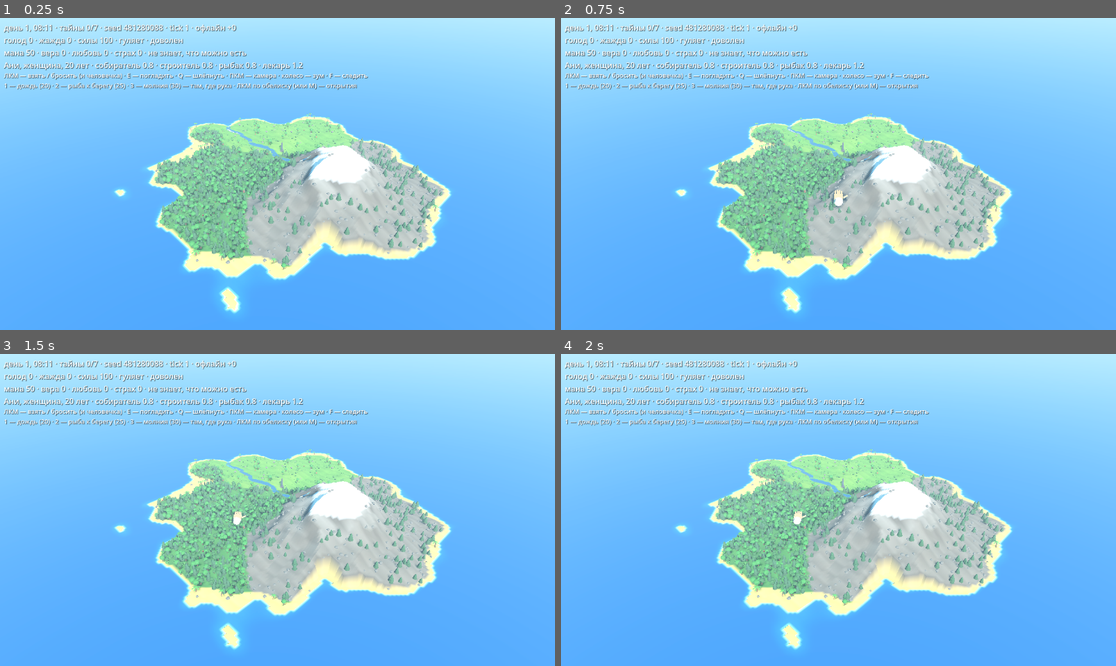
Above: before the commit, frames 1-4 (two rows, left to right).
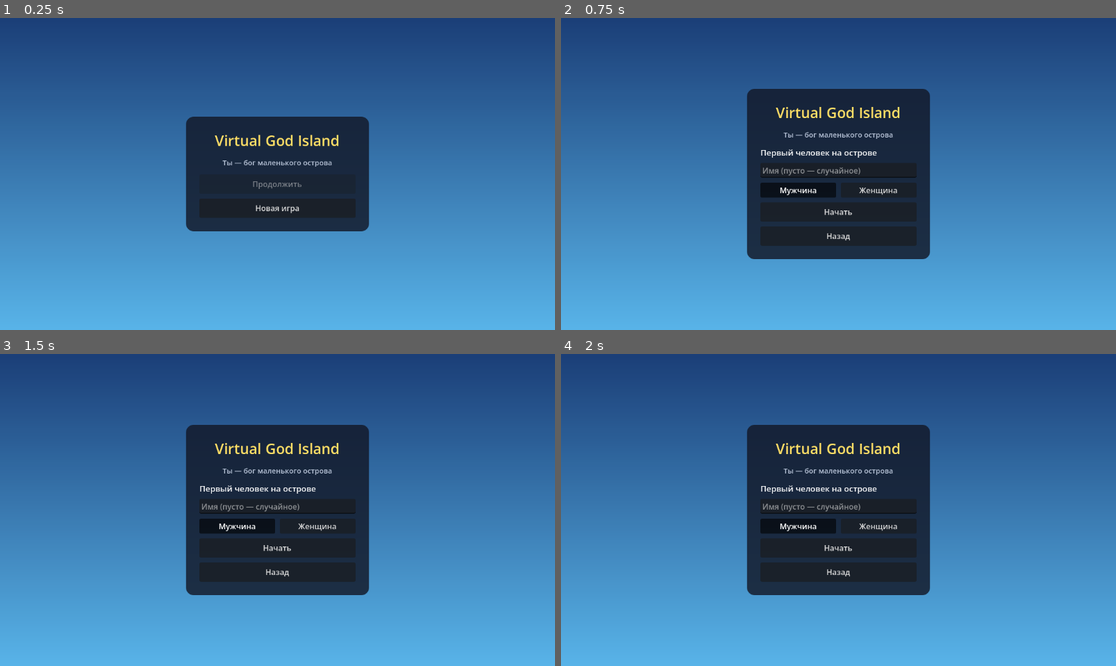
Above: after the commit, the same moments.

Repository: CoolS2/virtualgodisland
Game: Godot game, scene res://game/menu.tscn
Same seed, same stepped clock (60 frames per second), same inputs: the game is played once before the commit and once after it. Before the commit the project starts from res://game/main.tscn.
Inputs (mouse positions are in pixels of both pictures, inside the frame that each line leads up to):
- Up to frame 1 (0.25 s): no input
- Up to frame 2 (0.75 s): click (838, 208) at 0.5 s, where only the run after the commit has a clickable "Новая игра"
- Up to frame 3 (1.5 s): click (238, 525) at 1.25 s, where only the run after the commit has a clickable "Мужчина"
- Up to frame 4 (2 s): no input

The runs differ from the first frame. In frame 1, 97% of the frame differs, in the area x 0-100%, y 0-98%; in frame 2, 97%; in frame 3, 97%; in frame 4, 97%.

Commit message:
feat(game): new UI — start menu (continue / new game with name and sex), top bar (day, mana, faith, food in camp, mysteries, help), human card on click with needs/relations/skills, selection ring, hold to grab the human, toasts, Esc
Co-Authored-By: Claude Opus 5.5 <noreply@anthropic.com>
Claude-Session: https://claude.ai/code/session_01Pii6rjbbvB5RZEt868ivQQ

Diff:
--- /dev/null
+++ b/game/game_start.gd
@@ -0,0 +1,6 @@
+class_name GameStart
+extends RefCounted
+## Передача выбора из стартового меню в игровую сцену.
+## new_game: {"name", "sex"} — начать новый мир с этим человеком; пусто — продолжить сохранённый.
+
+static var new_game := {}
--- /dev/null
+++ b/game/hud.gd
@@ -0,0 +1,220 @@
+class_name Hud
+extends CanvasLayer
+## Интерфейс игры: верхняя панель (день, мана, вера, еда в лагере, тайны, справка),
+## карточка выделенного человека, всплывающие сообщения.
+
+signal mysteries_pressed
+signal card_closed
+
+const HELP := """Управление
+ЛКМ — взять и бросить предмет (быстрее движешь мышь — дальше бросок)
+ЛКМ коротко по человеку — выделить (карточка справа)
+ЛКМ и подержать на человеке — взять его рукой
+E — погладить · Q — шлёпнуть (рука рядом с человеком)
+1 — дождь (20 маны) · 2 — рыба к берегу (25) · 3 — молния (30) — там, где рука
+ПКМ — вращать камеру · колесо — зум · F — следить за человеком
+ЛКМ по обелиску или M — открытия · Esc — закрыть окна"""
+const MOODS := {"happy": "доволен", "ok": "спокоен", "sad": "грустит", "sleep": "спит", "dead": "погиб", "scared": "боится"}
+const ACTIONS := {
+	"idle": "думает", "wander": "гуляет", "drink": "пьёт", "eat": "ест", "sleep": "спит", "build": "строит",
+}
+const SKILL_NAMES := {"forage": "Собиратель", "build": "Строитель", "fish": "Рыбак", "heal": "Лекарь"}
+
+var _day := UiStyle.label("", 17)
+var _mana_bar := UiStyle.bar(Color("#6fb6ff"), 120)
+var _mana := UiStyle.label("", 14, UiStyle.TEXT_DIM)
+var _faith := UiStyle.label("", 15)
+var _food := UiStyle.label("", 15)
+var _mysteries := Button.new()
+var _help_panel := PanelContainer.new()
+var _toast := UiStyle.label("", 18, UiStyle.ACCENT)
+var _toast_time := 0.0
+
+var _card := PanelContainer.new()
+var _card_title := UiStyle.label("", 20)
+var _card_sub := UiStyle.label("", 14, UiStyle.TEXT_DIM)
+var _card_state := UiStyle.label("", 15)
+var _card_bars := {}
+var _card_skills := UiStyle.label("", 14)
+var _card_food := UiStyle.label("", 14, UiStyle.TEXT_DIM)
+
+
+func _init() -> void:
+	name = "Hud"
+	_build_top_bar()
+	_build_card()
+	_help_panel.add_theme_stylebox_override("panel", UiStyle.panel(16))
+	_help_panel.add_child(UiStyle.label(HELP, 15))
+	_help_panel.position = Vector2(12, 60)
+	_help_panel.visible = false
+	add_child(_help_panel)
+	_toast.set_anchors_preset(Control.PRESET_CENTER_TOP)
+	_toast.position.y = 64
+	_toast.horizontal_alignment = HORIZONTAL_ALIGNMENT_CENTER
+	_toast.grow_horizontal = Control.GROW_DIRECTION_BOTH
+	_toast.add_theme_color_override("font_shadow_color", Color(0, 0, 0, 0.8))
+	_toast.add_theme_constant_override("shadow_offset_y", 2)
+	add_child(_toast)
+
+
+func _process(delta: float) -> void:
+	_toast_time -= delta
+	if _toast_time <= 0.0:
+		_toast.text = ""
+
+
+## Верхняя панель по миру.
+func update_world(world: Dictionary, hour: float) -> void:
+	var tick: int = world["tick"]
+	var night := WorldClock.is_night(tick)
+	_day.text = "День %d · %02d:%02d%s" % [WorldClock.day(tick), int(hour), int(fmod(hour, 1.0) * 60.0), " · ночь" if night else ""]
+	_mana_bar.value = float(world["mana"])
+	_mana.text = "Мана %d" % int(world["mana"])
+	_faith.text = "Вера %d" % int(world["human"]["faith"])
+	var food := Mysteries.food_in_camp(world)
+	_food.text = "Еда в лагере: —" if food < 0 else "Еда в лагере: %d" % food
+	_mysteries.text = "Тайны %d/%d" % [(world["mysteries"] as Array).size(), Mysteries.LIST.size()]
+
+
+func show_card(visible_now: bool) -> void:
+	_card.visible = visible_now
+
+
+func is_card_visible() -> bool:
+	return _card.visible
+
+
+## Карточка человека: имя, пол, возраст, потребности, отношение к богу, навыки.
+func update_card(h: Dictionary, tick: int) -> void:
+	if not _card.visible:
+		return
+	var age := int(Human.age(h, tick))
+	_card_title.text = h["name"]
+	_card_sub.text = "%s · %d %s" % ["женщина" if h["sex"] == "f" else "мужчина", age, years(age)]
+	if not h["alive"]:
+		_card_state.text = "Погиб%s: %s" % ["ла" if h["sex"] == "f" else "", h["cause"]]
+	else:
+		_card_state.text = "%s · %s" % [ACTIONS.get(h["action"], h["action"]).capitalize(), MOODS.get(Human.mood(h), "")]
+	(_card_bars["hunger"] as ProgressBar).value = 100.0 - float(h["hunger"])
+	(_card_bars["thirst"] as ProgressBar).value = 100.0 - float(h["thirst"])
+	(_card_bars["energy"] as ProgressBar).value = float(h["energy"])
+	(_card_bars["faith"] as ProgressBar).value = float(h["faith"])
+	(_card_bars["love"] as ProgressBar).value = float(h["love"])
+	(_card_bars["fear"] as ProgressBar).value = float(h["fear"])
+	var lines := PackedStringArray()
+	for skill: String in Human.SKILLS:
+		var value := float(h["skills"][skill])
+		lines.append("%s: %s (%.1f)" % [SKILL_NAMES[skill], _grade(value), value])
+	_card_skills.text = "\n".join(lines)
+	var known: Array = h["knows"]
+	var names := PackedStringArray()
+	for kind: String in known:
+		names.append({"fruit": "фрукты", "fish": "рыба"}.get(kind, kind))
+	_card_food.text = "Не знает, что можно есть" if names.is_empty() else "Знает еду: " + ", ".join(names)
+
+
+func toast(text: String, seconds: float = 3.0) -> void:
+	_toast.text = text
+	_toast_time = seconds
+
+
+func close_overlays() -> bool:
+	var closed := _help_panel.visible or _card.visible
+	_help_panel.visible = false
+	if _card.visible:
+		_card.visible = false
+		card_closed.emit()
+	return closed
+
+
+## «год / года / лет».
+static func years(n: int) -> String:
+	if n % 10 == 1 and n % 100 != 11:
+		return "год"
+	if n % 10 >= 2 and n % 10 <= 4 and (n % 100 < 10 or n % 100 >= 20):
+		return "года"
+	return "лет"
+
+
+## Навык 0.7..1.3 словом (без символов, которых может не быть в веб-шрифте).
+static func _grade(value: float) -> String:
+	if value < 0.85:
+		return "слабо"
+	if value < 1.0:
+		return "средне"
+	if value < 1.15:
+		return "хорошо"
+	return "отлично"
+
+
+func _build_top_bar() -> void:
+	var bar := PanelContainer.new()
+	bar.add_theme_stylebox_override("panel", UiStyle.panel(10, 0))
+	bar.set_anchors_preset(Control.PRESET_TOP_WIDE)
+	var row := HBoxContainer.new()
+	row.add_theme_constant_override("separation", 22)
+	row.add_child(_day)
+	var mana_box := VBoxContainer.new()
+	mana_box.add_theme_constant_override("separation", 2)
+	mana_box.add_child(_mana)
+	mana_box.add_child(_mana_bar)
+	row.add_child(mana_box)
+	row.add_child(_faith)
+	row.add_child(_food)
+	var spacer := Control.new()
+	spacer.size_flags_horizontal = Control.SIZE_EXPAND_FILL
+	row.add_child(spacer)
+	_mysteries.pressed.connect(func() -> void: mysteries_pressed.emit())
+	_mysteries.focus_mode = Control.FOCUS_NONE
+	row.add_child(_mysteries)
+	var help := Button.new()
+	help.text = "?"
+	help.focus_mode = Control.FOCUS_NONE
+	help.custom_minimum_size = Vector2(32, 0)
+	help.pressed.connect(func() -> void: _help_panel.visible = not _help_panel.visible)
+	row.add_child(help)
+	bar.add_child(row)
+	add_child(bar)
+
+
+func _build_card() -> void:
+	_card.add_theme_stylebox_override("panel", UiStyle.panel(16))
+	_card.set_anchors_preset(Control.PRESET_TOP_RIGHT)
+	_card.position = Vector2(-292, 64)
+	_card.custom_minimum_size = Vector2(280, 0)
+	_card.grow_horizontal = Control.GROW_DIRECTION_BEGIN
+	_card.visible = false
+	var box := VBoxContainer.new()
+	box.add_theme_constant_override("separation", 6)
+	var head := HBoxContainer.new()
+	_card_title.size_flags_horizontal = Control.SIZE_EXPAND_FILL
+	head.add_child(_card_title)
+	var close := Button.new()
+	close.text = "×"
+	close.focus_mode = Control.FOCUS_NONE
+	close.pressed.connect(func() -> void:
+		_card.visible = false
+		card_closed.emit())
+	head.add_child(close)
+	box.add_child(head)
+	box.add_child(_card_sub)
+	box.add_child(_card_state)
+	box.add_child(HSeparator.new())
+	for entry: Array in [["hunger", "Сытость", "#f0a24a"], ["thirst", "Вода", "#5ab8ff"], ["energy", "Силы", "#8ad06a"],
+			["faith", "Вера", "#ffe066"], ["love", "Любовь", "#ff8fb1"], ["fear", "Страх", "#b07cff"]]:
+		var line := HBoxContainer.new()
+		var title := UiStyle.label(entry[1], 14, UiStyle.TEXT_DIM)
+		title.custom_minimum_size = Vector2(80, 0)
+		line.add_child(title)
+		var b := UiStyle.bar(Color(entry[2]), 170)
+		b.size_flags_vertical = Control.SIZE_SHRINK_CENTER
+		line.add_child(b)
+		_card_bars[entry[0]] = b
+		box.add_child(line)
+		if entry[0] == "energy":
+			box.add_child(HSeparator.new())
+	box.add_child(HSeparator.new())
+	box.add_child(_card_skills)
+	box.add_child(_card_food)
+	_card.add_child(box)
+	add_child(_card)
--- a/game/human_view.gd
+++ b/game/human_view.gd
@@ -24,6 +24,7 @@
 var _eyes: Array[Node3D] = []
 var _mouth_sides: Array[Node3D] = []
 var _label := Label3D.new()
+var _ring := MeshInstance3D.new()
 var _hair: MeshInstance3D
 var _long_hair: MeshInstance3D
 var _shirt: MeshInstance3D
@@ -81,6 +82,20 @@
 	_label.position = Vector3(0, 2.25, 0)
 	_label.no_depth_test = true
 	add_child(_label)
+	var torus := TorusMesh.new()
+	torus.inner_radius = 0.55
+	torus.outer_radius = 0.7
+	torus.rings = 24
+	torus.ring_segments = 4
+	var ring_mat := StandardMaterial3D.new()
+	ring_mat.shading_mode = BaseMaterial3D.SHADING_MODE_UNSHADED
+	ring_mat.albedo_color = Color("#ffe066")
+	torus.material = ring_mat
+	_ring.mesh = torus
+	_ring.position.y = 0.05
+	_ring.visible = false
+	_ring.cast_shadow = GeometryInstance3D.SHADOW_CASTING_SETTING_OFF
+	add_child(_ring)
 	_popup.billboard = BaseMaterial3D.BILLBOARD_ENABLED
 	_popup.pixel_size = 0.008
 	_popup.font_size = 48
@@ -88,6 +103,11 @@
 	_popup.no_depth_test = true
 	_popup.visible = false
 	add_child(_popup)
+
+
+## Выделен игроком — кольцо под ногами.
+func set_selected(on: bool) -> void:
+	_ring.visible = on
 
 
 ## Пролететь по траектории броска (шаг Items.DT), затем — обычная жизнь.
--- a/game/main.gd
+++ b/game/main.gd
@@ -9,8 +9,9 @@
 ## Бросок: скорость руки × GAIN + подброс вверх (чтобы бросок «летел», а не падал).
 const THROW_GAIN := 1.3
 const THROW_LIFT := 3.0
-const HINT := "ЛКМ — взять / бросить (и человечка) · E — погладить · Q — шлёпнуть · ПКМ — камера · колесо — зум · F — следить\n1 — дождь (20) · 2 — рыба к берегу (25) · 3 — молния (30) — там, где рука · ЛКМ по обелиску (или M) — открытия"
-const MOOD_LABELS := {"happy": "доволен", "ok": "спокоен", "sad": "грустит", "sleep": "спит", "dead": "погиб", "scared": "боится"}
+## Короткий клик по человеку — выделить; удержать дольше — взять рукой.
+const HOLD_TO_GRAB := 0.25
+const MENU_SCENE := "res://game/menu.tscn"
 const MIRACLE_KEYS := {KEY_1: "rain", KEY_2: "fish", KEY_3: "lightning"}
 const MIRACLE_NAMES := {"rain": "Дождь", "fish": "Рыба к берегу", "lightning": "Молния"}
 ## Рука «рядом» с человечком — для взять/погладить/шлёпнуть.
@@ -35,10 +36,10 @@
 var _world: Dictionary
 var _terrain: Node3D
 var _decorations: Node3D
-var _message: Label
-var _message_time := 0.0
+var hud: Hud
+var _pending_human := false
+var _press_time := 0.0
 var _offline_ticks: int
-var _hud: Label
 var _since_update := 0.0
 var _mysteries_seen := 0
 var _game_over_shown := false
@@ -46,7 +47,13 @@
 
 func _ready() -> void:
 	var now := SaveStore.now_ms()
-	_world = WorldEngine.create_world(preview_seed, now) if _is_preview() else SaveStore.load_world(now)
+	if _is_preview():
+		_world = WorldEngine.create_world(preview_seed, now)
+	elif not GameStart.new_game.is_empty():
+		_world = WorldEngine.create_world(randi() & 0x7FFFFFFF, now, GameStart.new_game)
+		GameStart.new_game = {}
+	else:
+		_world = SaveStore.load_world(now)
 	var map := IslandGenerator.generate(_world["seed"])
 	Craters.apply_all(map, _world)
 	island_map = map
@@ -90,7 +97,10 @@
 	hints_view = HintsView.new()
 	hints_view.build(map)
 	add_child(hints_view)
-	_setup_hud()
+	hud = Hud.new()
+	add_child(hud)
+	hud.mysteries_pressed.connect(func() -> void: ui.toggle_mysteries(_world))
+	hud.card_closed.connect(func() -> void: human_view.set_selected(false))
 	ui = GameUi.new()
 	add_child(ui)
 	ui.new_game_requested.connect(_new_game)
@@ -102,6 +112,11 @@
 
 
 func _process(delta: float) -> void:
+	if _pending_human:
+		_press_time += delta
+		if _press_time >= HOLD_TO_GRAB and Input.is_mouse_button_pressed(MOUSE_BUTTON_LEFT):
+			_pending_human = false
+			_grab_human()
 	human_view.show_state(_world["human"], delta, Human.age(_world["human"], int(_world["tick"])))
 	if WorldEngine.is_game_over(_world) and not _game_over_shown:
 		_show_game_over()
@@ -110,9 +125,7 @@
 		tick += clampf(float(SaveStore.now_ms() - int(_world["last_seen"])) / WorldEngine.TICK_MS, 0.0, 0.999)
 	daylight.set_hour(WorldClock.hour(tick))
 	structures_view.night = WorldClock.is_night(tick)
-	_message_time -= delta
-	if _message_time <= 0.0:
-		_message.text = ""
+	hud.update_card(_world["human"], int(_world["tick"]))
 	_since_update += delta
 	if _since_update < HUD_INTERVAL:
 		return
@@ -139,33 +152,28 @@
 	var h: Dictionary = _world["human"]
 	var age := int(Human.age(h, int(_world["tick"])))
 	ui.show_game_over("%s %s в %d %s (%s).\n\nНа острове больше никого нет — игра окончена.\nЧтобы жизнь продолжилась, первому человеку нужно успеть построить дом, встретить пару и основать поселение.\n\nПрожито дней: %d · открытий: %d/%d" % [
-		h["name"], "умерла" if h["sex"] == "f" else "умер", age, _years(age), h["cause"],
+		h["name"], "умерла" if h["sex"] == "f" else "умер", age, Hud.years(age), h["cause"],
 		WorldClock.day(int(_world["tick"])), (_world["mysteries"] as Array).size(), Mysteries.LIST.size()])
 
 
 func _new_game() -> void:
 	if not _is_preview():
 		SaveStore.delete_save()
-	get_tree().reload_current_scene()
-
-
-## «год / года / лет».
-static func _years(n: int) -> String:
-	if n % 10 == 1 and n % 100 != 11:
-		return "год"
-	if n % 10 >= 2 and n % 10 <= 4 and (n % 100 < 10 or n % 100 >= 20):
-		return "года"
-	return "лет"
-
-
-func _food_knowledge(h: Dictionary) -> String:
-	var known: Array = h["knows"]
-	if known.is_empty():
-		return "не знает, что можно есть"
-	var names := PackedStringArray()
-	for kind: String in known:
-		names.append({"fruit": "фрукты", "fish": "рыбу"}.get(kind, kind))
-	return "ест: " + ", ".join(names)
+	get_tree().change_scene_to_file(MENU_SCENE)
+
+
+## Выделить человека: кольцо под ногами и карточка с параметрами.
+func select_human() -> void:
+	human_view.set_selected(true)
+	hud.show_card(true)
+	hud.update_card(_world["human"], int(_world["tick"]))
+
+
+func _grab_human() -> void:
+	if Human.grab(_world):
+		human_view.held_by = hand
+		human_view.popup("Ой!", Color("#ffd166"))
+		hand.holding = true
 
 
 func _welcome_text(before: Dictionary) -> String:
@@ -199,7 +207,9 @@
 	var key := event as InputEventKey
 	if not key or not key.pressed or key.echo:
 		return
-	if key.keycode == KEY_F:
+	if key.keycode == KEY_ESCAPE:
+		hud.close_overlays()
+	elif key.keycode == KEY_F:
 		toggle_follow()
 	elif key.keycode == KEY_M:
 		ui.toggle_mysteries(_world)
@@ -263,8 +273,7 @@
 
 
 func _show_message(text: String) -> void:
-	_message.text = text
-	_message_time = 3.0
+	hud.toast(text)
 
 
 ## Камера: следить за человечком / вернуться к общему виду острова.
@@ -287,11 +296,11 @@
 	if Vector2(point.x, point.z).distance_to(hints_view.obelisk_position) <= OBELISK_RADIUS:
 		ui.show_mysteries(_world)
 		return false
-	if Vector2(point.x, point.z).distance_to(Human.position_of(_world["human"])) <= TOUCH_RADIUS and Human.grab(_world):
-		human_view.held_by = hand
-		human_view.popup("Ой!", Color("#ffd166"))
-		hand.holding = true
-		return true
+	var h: Dictionary = _world["human"]
+	if h["spawned"] and Vector2(point.x, point.z).distance_to(Human.position_of(h)) <= TOUCH_RADIUS:
+		_pending_human = true
+		_press_time = 0.0
+		return false
 	var id := Items.find_near(_world, point)
 	if id < 0 or not Items.pick_up(_world, id):
 		return false
@@ -301,6 +310,10 @@
 
 
 func _on_grab_released(origin: Vector3, velocity: Vector3) -> void:
+	if _pending_human:
+		_pending_human = false
+		select_human()
+		return
 	hand.holding = false
 	var throw_velocity := velocity * THROW_GAIN + Vector3.UP * THROW_LIFT
 	if _world["human"]["held"]:
@@ -331,37 +344,6 @@
 		SaveStore.save_world(_world)
 
 
-func _setup_hud() -> void:
-	var layer := CanvasLayer.new()
-	_hud = Label.new()
-	_hud.position = Vector2(8, 8)
-	var hint := Label.new()
-	hint.text = HINT
-	hint.position = Vector2(8, 110)
-	hint.add_theme_color_override("font_shadow_color", Color(0, 0, 0, 0.5))
-	hint.add_theme_font_size_override("font_size", 13)
-	layer.add_child(hint)
-	_message = Label.new()
-	_message.position = Vector2(8, 158)
-	_message.add_theme_color_override("font_color", Color("#ffe066"))
-	_message.add_theme_color_override("font_shadow_color", Color(0, 0, 0, 0.6))
-	layer.add_child(_message)
-	_hud.add_theme_color_override("font_shadow_color", Color(0, 0, 0, 0.5))
-	layer.add_child(_hud)
-	add_child(layer)
-
-
 func _render_hud() -> void:
-	var h: Dictionary = _world["human"]
-	var hour := WorldClock.hour(int(_world["tick"]))
-	var age := int(Human.age(h, int(_world["tick"])))
-	var skills: Dictionary = h["skills"]
-	_hud.text = "день %d, %02d:%02d · тайны %d/%d · seed %d · tick %d · офлайн +%d\nголод %.0f · жажда %.0f · силы %.0f · %s · %s\nмана %.0f · вера %.0f · любовь %.0f · страх %.0f · %s\n%s, %s, %d %s · собиратель %.1f · строитель %.1f · рыбак %.1f · лекарь %.1f" % [
-		WorldClock.day(int(_world["tick"])), int(hour), int(fmod(hour, 1.0) * 60.0),
-		(_world["mysteries"] as Array).size(), Mysteries.LIST.size(),
-		_world["seed"], _world["tick"], _offline_ticks, h["hunger"], h["thirst"], h["energy"],
-		HumanView.ACTION_LABELS.get(h["action"], h["action"]), MOOD_LABELS.get(Human.mood(h), ""),
-		_world["mana"], h["faith"], h["love"], h["fear"], _food_knowledge(h),
-		h["name"], "женщина" if h["sex"] == "f" else "мужчина", age, _years(age),
-		skills["forage"], skills["build"], skills["fish"], skills["heal"],
-	]
+	hud.update_world(_world, WorldClock.hour(int(_world["tick"])))
+	hud.update_card(_world["human"], int(_world["tick"]))
--- /dev/null
+++ b/game/menu.gd
@@ -0,0 +1,110 @@
+extends Control
+## Стартовое меню: продолжить или начать новую игру (имя и пол первого человека).
+
+const GAME_SCENE := "res://game/main.tscn"
+
+var _main := VBoxContainer.new()
+var _form := VBoxContainer.new()
+var _name := LineEdit.new()
+var _sex := "m"
+var _male := Button.new()
+var _female := Button.new()
+
+
+func _ready() -> void:
+	set_anchors_preset(Control.PRESET_FULL_RECT)
+	var gradient := Gradient.new()
+	gradient.set_color(0, Color("#1b3f78"))
+	gradient.set_color(1, Color("#58b3e8"))
+	var texture := GradientTexture2D.new()
+	texture.gradient = gradient
+	texture.fill_from = Vector2(0, 0)
+	texture.fill_to = Vector2(0, 1)
+	var background := TextureRect.new()
+	background.texture = texture
+	background.stretch_mode = TextureRect.STRETCH_SCALE
+	background.set_anchors_preset(Control.PRESET_FULL_RECT)
+	add_child(background)
+
+	var center := CenterContainer.new()
+	center.set_anchors_preset(Control.PRESET_FULL_RECT)
+	add_child(center)
+	var panel := PanelContainer.new()
+	panel.add_theme_stylebox_override("panel", UiStyle.panel(28, 16))
+	panel.custom_minimum_size = Vector2(380, 0)
+	center.add_child(panel)
+	var column := VBoxContainer.new()
+	column.add_theme_constant_override("separation", 14)
+	panel.add_child(column)
+	var title := UiStyle.label("Virtual God Island", 30, UiStyle.ACCENT)
+	title.horizontal_alignment = HORIZONTAL_ALIGNMENT_CENTER
+	column.add_child(title)
+	var subtitle := UiStyle.label("Ты — бог маленького острова", 15, UiStyle.TEXT_DIM)
+	subtitle.horizontal_alignment = HORIZONTAL_ALIGNMENT_CENTER
+	column.add_child(subtitle)
+
+	_main.add_theme_constant_override("separation", 10)
+	var cont := _button("Продолжить", _continue)
+	cont.disabled = not SaveStore.has_save()
+	_main.add_child(cont)
+	_main.add_child(_button("Новая игра", func() -> void: _show_form(true)))
+	column.add_child(_main)
+
+	_form.add_theme_constant_override("separation", 10)
+	_form.add_child(UiStyle.label("Первый человек на острове", 17))
+	_name.placeholder_text = "Имя (пусто — случайное)"
+	_name.max_length = Human.NAME_MAX
+	_form.add_child(_name)
+	var sex_row := HBoxContainer.new()
+	sex_row.add_theme_constant_override("separation", 10)
+	for pair: Array in [[_male, "Мужчина", "m"], [_female, "Женщина", "f"]]:
+		var b: Button = pair[0]
+		b.text = pair[1]
+		b.toggle_mode = true
+		b.size_flags_horizontal = Control.SIZE_EXPAND_FILL
+		b.pressed.connect(_choose_sex.bind(pair[2]))
+		sex_row.add_child(b)
+	_form.add_child(sex_row)
+	var warning := UiStyle.label("Новая игра сотрёт сохранённый остров.", 13, UiStyle.TEXT_DIM)
+	warning.visible = SaveStore.has_save()
+	_form.add_child(warning)
+	_form.add_child(_button("Начать", _start))
+	_form.add_child(_button("Назад", func() -> void: _show_form(false)))
+	column.add_child(_form)
+	_choose_sex("m")
+	_show_form(false)
+
+
+## Открыть форму новой игры (для утилиты скриншотов).
+func show_new_game_form() -> void:
+	_show_form(true)
+
+
+func _show_form(on: bool) -> void:
+	_main.visible = not on
+	_form.visible = on
+
+
+func _choose_sex(sex: String) -> void:
+	_sex = sex
+	_male.button_pressed = sex == "m"
+	_female.button_pressed = sex == "f"
+
+
+func _continue() -> void:
+	GameStart.new_game = {}
+	get_tree().change_scene_to_file(GAME_SCENE)
+
+
+func _start() -> void:
+	SaveStore.delete_save()
+	GameStart.new_game = {"name": _name.text, "sex": _sex}
+	get_tree().change_scene_to_file(GAME_SCENE)
+
+
+func _button(text: String, action: Callable) -> Button:
+	var b := Button.new()
+	b.text = text
+	b.custom_minimum_size = Vector2(0, 40)
+	b.pressed.connect(action)
+	return b
--- /dev/null
+++ b/game/menu.tscn
@@ -0,0 +1,12 @@
+[gd_scene load_steps=2 format=3]
+
+[ext_resource type="Script" path="res://game/menu.gd" id="1_menu"]
+
+[node name="Menu" type="Control"]
+layout_mode = 3
+anchors_preset = 15
+anchor_right = 1.0
+anchor_bottom = 1.0
+grow_horizontal = 2
+grow_vertical = 2
+script = ExtResource("1_menu")
--- a/game/save_store.gd
+++ b/game/save_store.gd
@@ -25,6 +25,10 @@
 	return WorldEngine.create_world(randi() & 0x7FFFFFFF, now)
 
 
+static func has_save() -> bool:
+	return FileAccess.file_exists(PATH)
+
+
 ## Удалить сейв (новая игра после конца).
 static func delete_save() -> void:
 	if FileAccess.file_exists(PATH):
--- /dev/null
+++ b/game/ui_style.gd
@@ -0,0 +1,39 @@
+class_name UiStyle
+extends RefCounted
+## Общий вид интерфейса: тёмные полупрозрачные панели со скруглением, цветные полоски.
+
+const PANEL := Color(0.07, 0.09, 0.15, 0.82)
+const TEXT_DIM := Color("#b8c4d8")
+const ACCENT := Color("#ffe066")
+
+
+static func panel(margin: int = 12, radius: int = 12) -> StyleBoxFlat:
+	var style := StyleBoxFlat.new()
+	style.bg_color = PANEL
+	style.set_corner_radius_all(radius)
+	style.set_content_margin_all(margin)
+	return style
+
+
+static func bar(color: Color, width: float = 150.0) -> ProgressBar:
+	var bar_node := ProgressBar.new()
+	bar_node.max_value = 100.0
+	bar_node.show_percentage = false
+	bar_node.custom_minimum_size = Vector2(width, 12)
+	var fill := StyleBoxFlat.new()
+	fill.bg_color = color
+	fill.set_corner_radius_all(4)
+	var back := StyleBoxFlat.new()
+	back.bg_color = Color(1, 1, 1, 0.12)
+	back.set_corner_radius_all(4)
+	bar_node.add_theme_stylebox_override("fill", fill)
+	bar_node.add_theme_stylebox_override("background", back)
+	return bar_node
+
+
+static func label(text: String = "", size: int = 15, color: Color = Color.WHITE) -> Label:
+	var l := Label.new()
+	l.text = text
+	l.add_theme_font_size_override("font_size", size)
+	l.add_theme_color_override("font_color", color)
+	return l
--- a/project.godot
+++ b/project.godot
@@ -11,7 +11,7 @@
 [application]
 
 config/name="Virtual God Island"
-run/main_scene="res://game/main.tscn"
+run/main_scene="res://game/menu.tscn"
 config/features=PackedStringArray("4.7", "GL Compatibility")
 
 [rendering]
--- a/tools/screenshot.gd
+++ b/tools/screenshot.gd
@@ -32,6 +32,7 @@
 	views.append(_night_camp_view.bind(main))
 	views.append(_obelisk_view.bind(main))
 	views.append(_hand_view.bind(main))
+	views.append(_menu_view.bind(main))
 	for make_view in views:
 		var view: Array = make_view.call()
 		if view.is_empty():
@@ -88,6 +89,7 @@
 	h["tz"] = spot.y
 	h["action"] = "idle"
 	(main.get("human_view") as HumanView).snap()
+	main.call("select_human")
 	var p := Vector3(spot.x, map.height_at_world(spot.x, spot.y) + 1.0, spot.y)
 	return ["human", PI, 0.4, 8.0, p]
 
@@ -170,6 +172,15 @@
 	return ["hand", PI / 4.0, 0.45, 22.0, p + Vector3.UP * 1.5]
 
 
+## Стартовое меню с формой новой игры поверх сцены.
+func _menu_view(main: Node) -> Array:
+	(main.get("hud") as Hud).close_overlays()
+	var menu: Control = load("res://game/menu.tscn").instantiate()
+	add_child(menu)
+	menu.call("show_new_game_form")
+	return ["menu", PI / 4.0, 0.6, 150.0]
+
+
 ## Уменьшенная JPEG-копия одной строкой base64 — чтобы посмотреть кадр по логу CI, не скачивая артефакт.
 func _print_preview(view_name: String, image: Image) -> void:
 	var preview := image.duplicate() as Image
